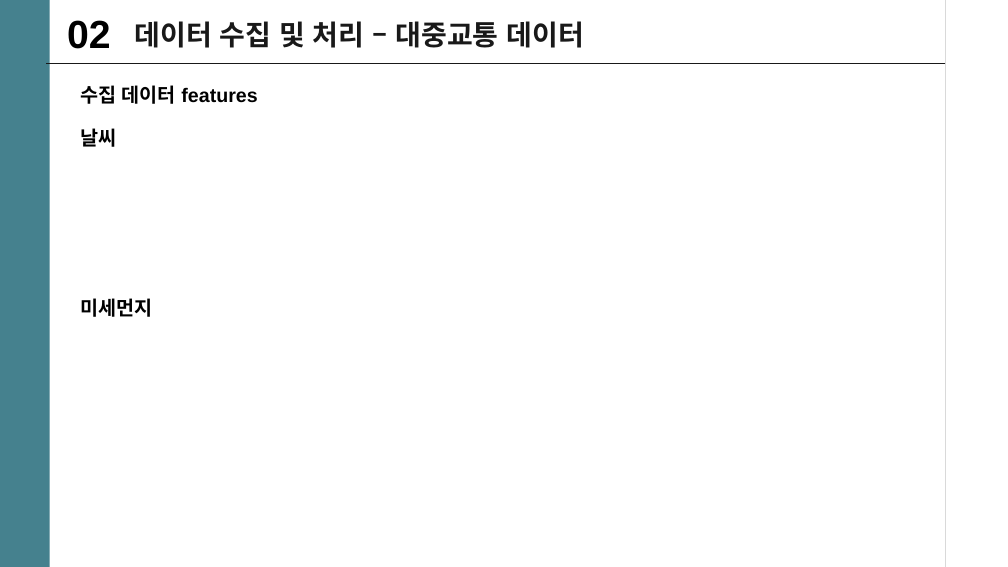
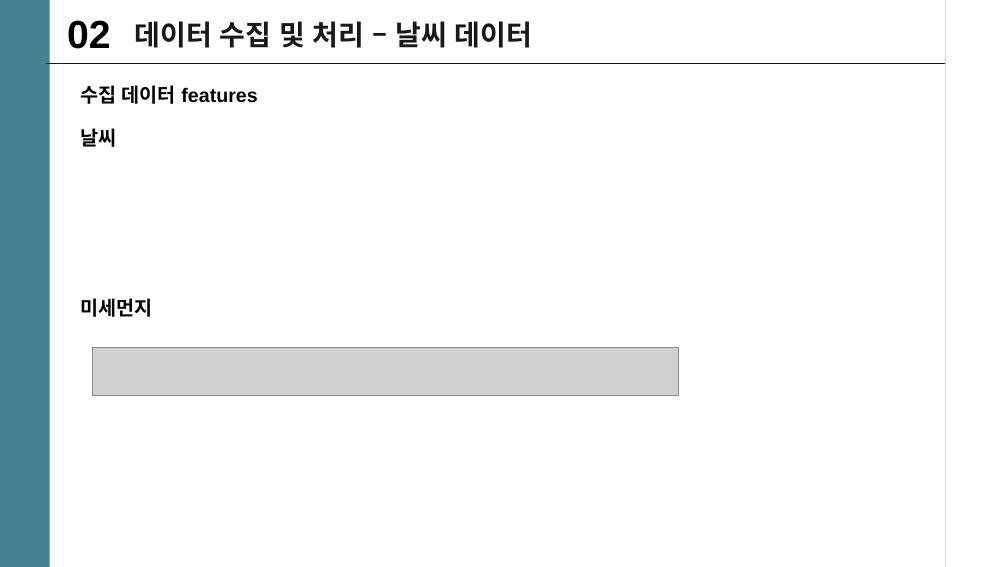
Before and after one commit to mini-project-y/1st_mini_project, a slide deck: slide 12 of Mook/PJT_유현수_수정본.pptx (slide 11 before the commit). Drawn at 1008x567 pixels with LibreOffice and Linux fonts; fonts in the diff are those of the drawing; grey boxes stand for pictures. Boxes give left, top, right and bottom in pixels: in the first picture for what was removed or moved away, otherwise in the second. Text is boxed around its words. In the diff, an @@ line names an element or a change of style, - is before the commit and + after.

```diff
--- a/Mook/PJT_유현수_수정본.pptx
+++ b/Mook/PJT_유현수_수정본.pptx
@@ text at (135,21,532,48): text changed @@
-데이터 수집 및 처리 – 대중교통 데이터
+데이터 수집 및 처리 – 날씨 데이터
@@ picture added at (93,348,679,395) @@
```
Also in this commit, not shown: 2 other slides changed, 2 slides added, 2 slides removed.
